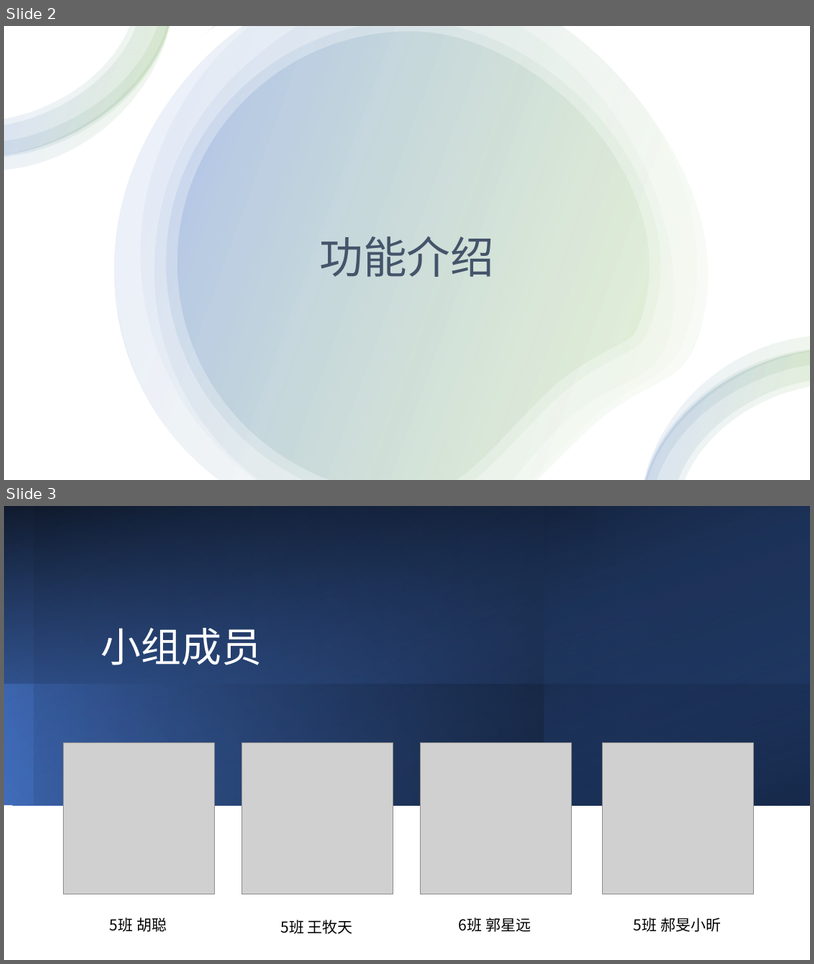
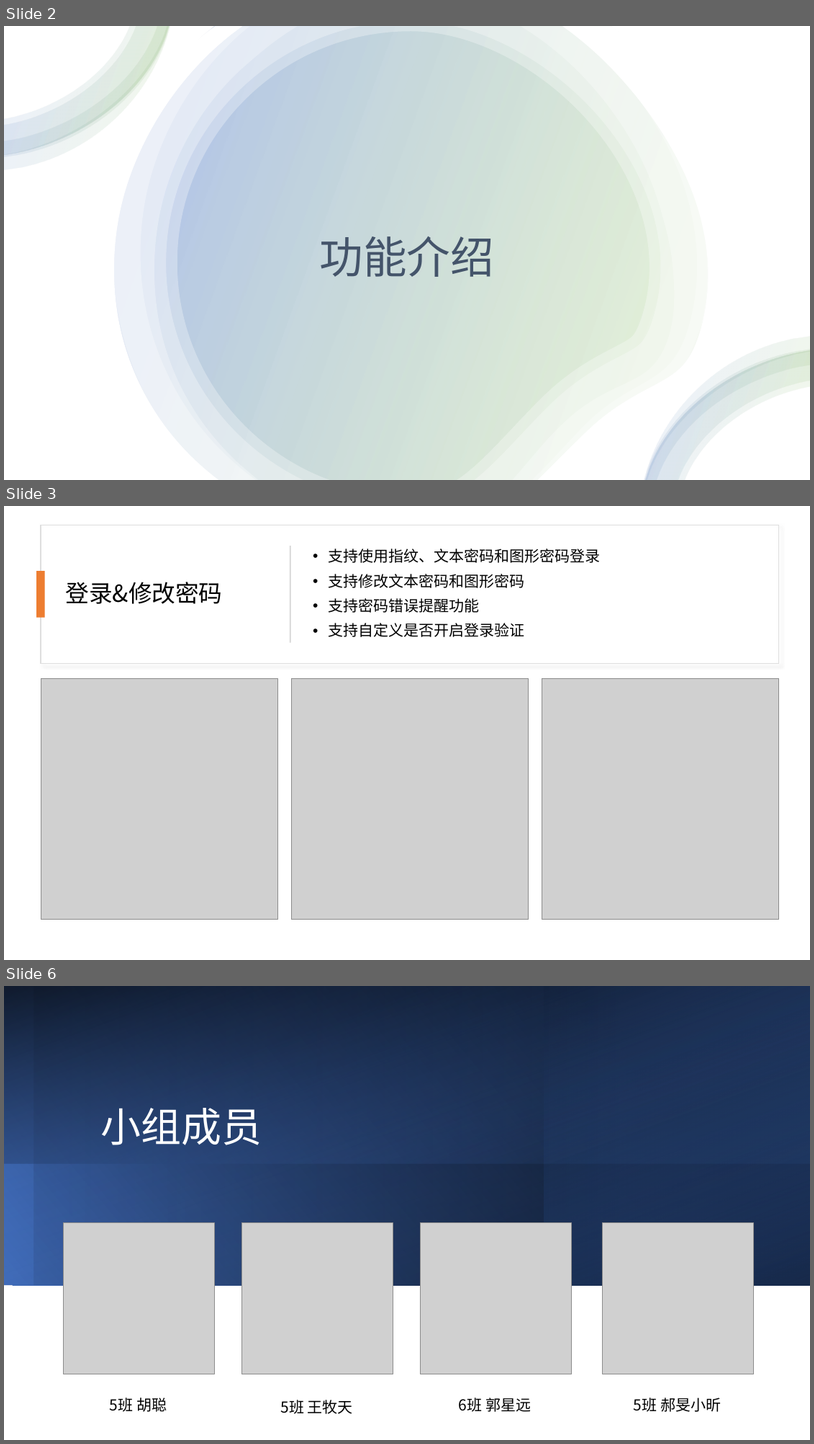
Before and after one commit to EmiseSam/Software-Engineering-2020Fall-iAccount, a slide deck: keynote/结题KeyNote.pptx. Shown one above the other, each under a label of ours: slides 2 and 3 before the commit, slides 2, 3 and 6 after it; the slides between them are not shown. The pictures are 814x964 and 814x1444 pixels, drawn with LibreOffice and Linux fonts; fonts in the diff are those of the drawing; grey boxes stand for pictures. Boxes give left, top, right and bottom in pixels: in the first picture for what was removed or moved away, otherwise in the second. Text is boxed around its words. In the diff, an @@ line names an element or a change of style, - is before the commit and + after.

Commit message:
修正了密码修改逻辑，优化了新建账单页面

```diff
--- a/keynote/结题KeyNote.pptx
+++ b/keynote/结题KeyNote.pptx
@@ slide 3 added at (4, 506, 810, 960), background #FFFFFF @@
@@ rectangle added at (41, 525, 779, 663), fill #FFFFFF, outline #DEDEDE 1 pt @@
@@ rectangle added at (290, 546, 291, 643), fill #D5D5D5 @@
@@ text added at (328, 548, 600, 637), 18 pt, text #000000 @@
+• 支持使用指纹、文本密码和图形密码登录
+• 支持修改文本密码和图形密码
+• 支持密码错误提醒功能
+• 支持自定义是否开启登录验证
@@ rectangle added at (36, 571, 45, 618), fill #ED7D31 @@
@@ title added at (66, 582, 223, 604), 28 pt, text #000000 @@
+登录&修改密码
@@ picture added at (41, 678, 278, 919) @@
@@ picture added at (291, 678, 528, 919) @@
@@ picture added at (543, 678, 779, 919) @@
@@ what was slide 3 is now slide 6 @@
```
Also in this commit, not shown: 2 other slides added, 5 other files.
